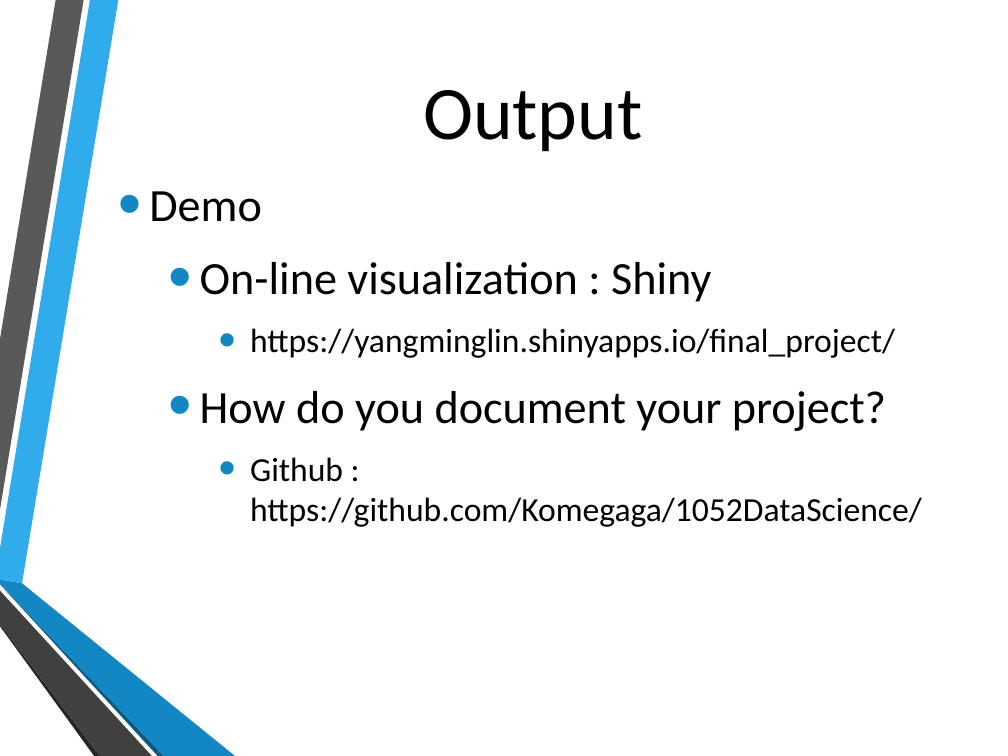
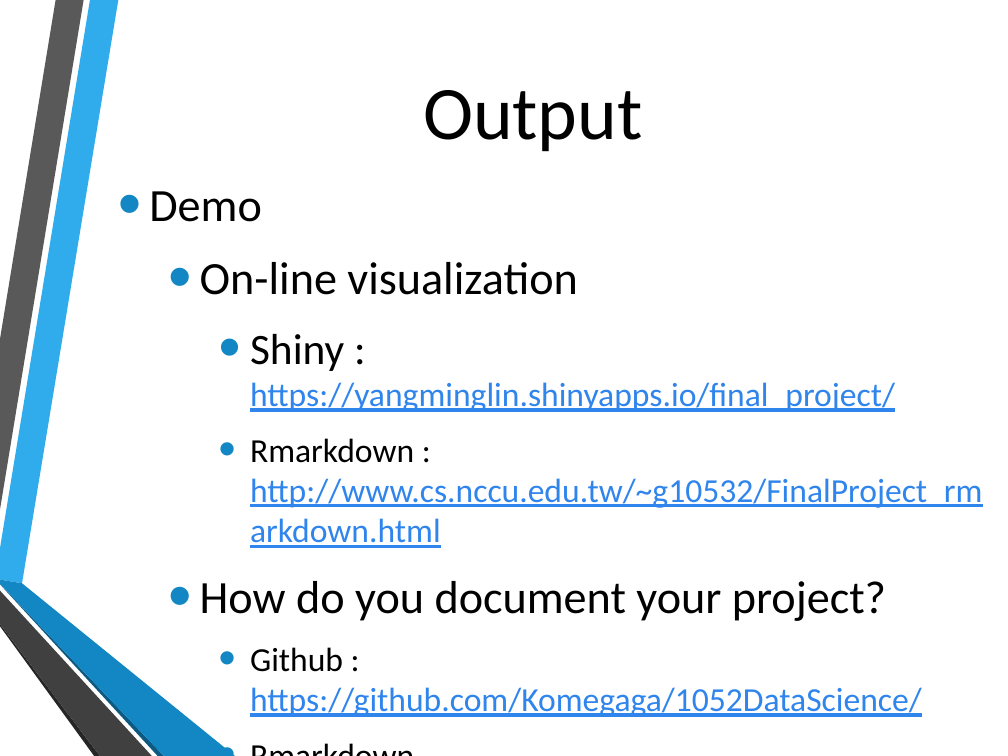
Before and after one commit to Komegaga/1052DataScience, a slide deck: slide 9 of final_project/105753032_Final_Project.pptx. Drawn at 1008x756 pixels with LibreOffice and Linux fonts; fonts in the diff are those of the drawing; background and template pictures are left out. Boxes give left, top, right and bottom in pixels: in the first picture for what was removed or moved away, otherwise in the second. Text is boxed around its words. In the diff, an @@ line names an element or a change of style, - is before the commit and + after.

Commit message:
rmarkdown final version

```diff
--- a/final_project/105753032_Final_Project.pptx
+++ b/final_project/105753032_Final_Project.pptx
@@ text at [149, 191, 982, 717]: paragraph added @@
+    • Rmarkdown
@@ text at [200, 262, 982, 548]: text changed; text colour #000000 to #3085ED @@
-  • On-line visualization : Shiny
-    • https://yangminglin.shinyapps.io/final_project/
+  • On-line visualization
+    • Shiny : https://yangminglin.shinyapps.io/final_project/
+    • Rmarkdown : http://www.cs.nccu.edu.tw/~g10532/FinalProject_rmarkdown.html
@@ text at [250, 647, 922, 717]: text colour #000000 to #3085ED, underline on in "https://github.com/Komegaga/1052DataScience/" @@
```
Also in this commit, not shown: 2 other slides changed, 1 slide added, 9 other files.
